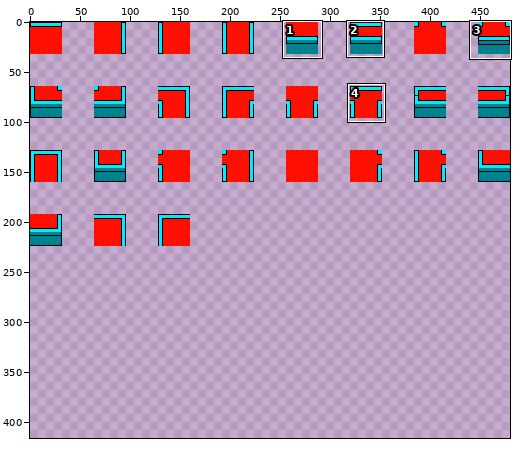
Sprite sheet -- Assets/Tileset/TopDownWall.png. Above, an overview of the earlier version with the close-up marked.
Close-up. Earlier state:
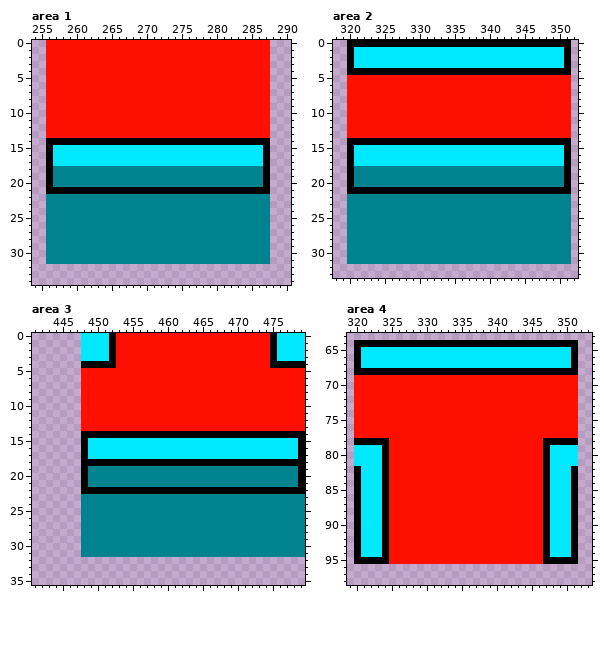
The file is 480x224 pixels. Shown: area 1: x 254..290, y 0..34; area 2: x 318..352, y 0..33; area 3: x 441..479, y 0..35; area 4: x 319..353, y 63..98. The old version is drawn lined up with the new one, on the new canvas. The commit also changed other parts of the picture, which this record leaves out.
And afterwards:
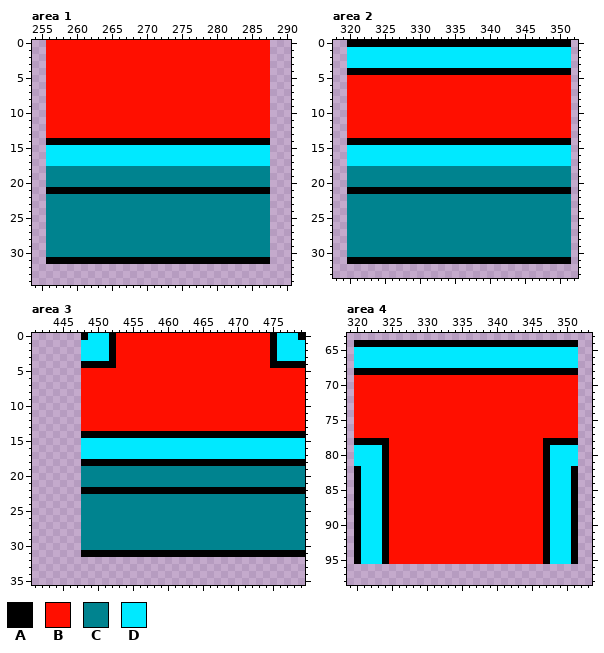
Palette (. is transparent): A #000000  B #ff0f00  C #00838f  D #00e9ff
Diff:
canvas 480x224 -> 480x416
Area 1:
y 15..17: x 256 A -> D; x 287 A -> D
y 18..20: x 256 A -> C; x 287 A -> C
y 31: x 256..287 CCCCCCCCCCCCCCCCCCCCCCCCCCCCCCCC -> AAAAAAAAAAAAAAAAAAAAAAAAAAAAAAAA
Area 2:
y 1..3: x 320 A -> D; x 351 A -> D
y 15..17: x 320 A -> D; x 351 A -> D
y 18..20: x 320 A -> C; x 351 A -> C
y 31: x 320..351 CCCCCCCCCCCCCCCCCCCCCCCCCCCCCCCC -> AAAAAAAAAAAAAAAAAAAAAAAAAAAAAAAA
Area 3:
y 0: x 448 D -> A; x 479 D -> A
y 15..17: x 448 A -> D; x 479 A -> D
y 19..21: x 448 A -> C; x 479 A -> C
y 31: x 448..479 CCCCCCCCCCCCCCCCCCCCCCCCCCCCCCCC -> AAAAAAAAAAAAAAAAAAAAAAAAAAAAAAAA
Area 4:
y 65..67: x 320 A -> D; x 351 A -> D
y 95: x 321..323 AAA -> DDD; x 348..350 AAA -> DDD
